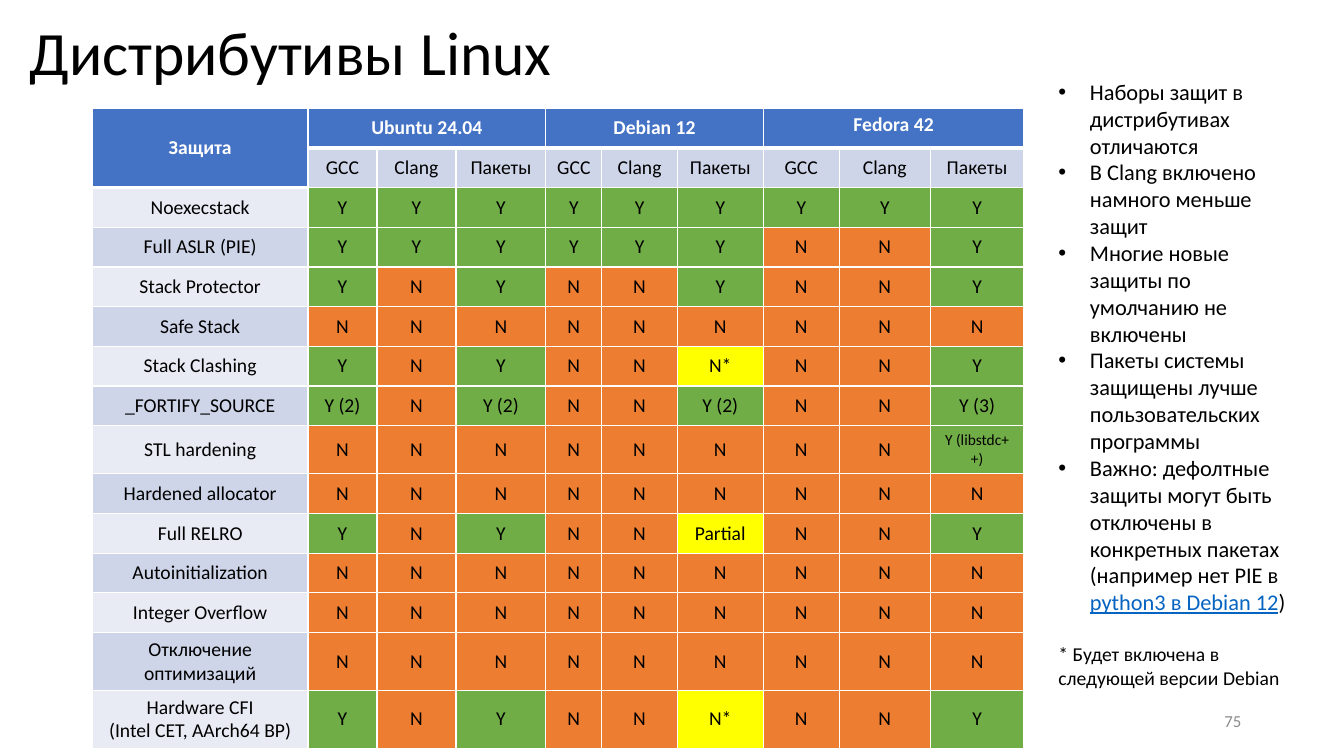
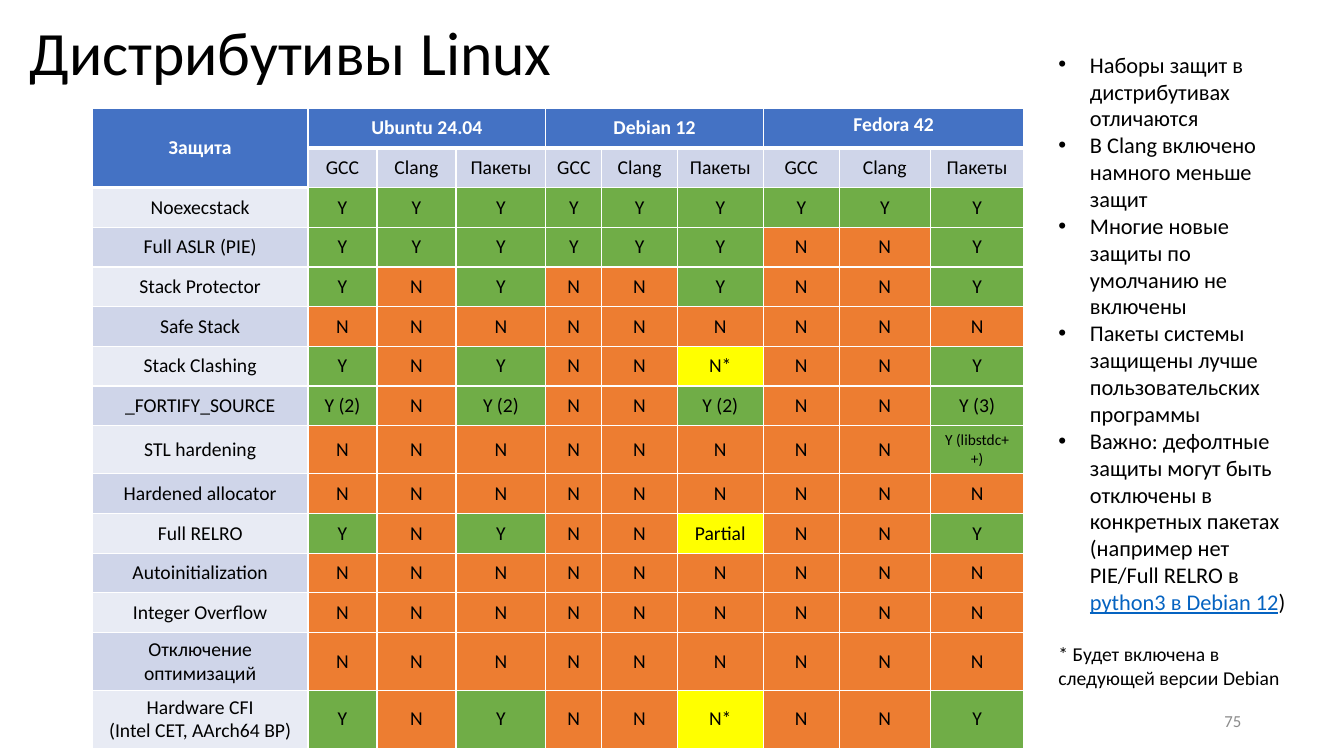
Before and after one commit to yugr/slides, a slide deck: slide 75 of CppZeroCost/2025/RU.pptx. Drawn at 1344x756 pixels with LibreOffice and Linux fonts; fonts in the diff are those of the drawing. Boxes give left, top, right and bottom in pixels: in the first picture for what was removed or moved away, otherwise in the second. Text is boxed around its words. In the diff, an @@ line names an element or a change of style, - is before the commit and + after.

Commit message:
Mention that Python3 on Debian does not have Full RELRO either.

```diff
--- a/CppZeroCost/2025/RU.pptx
+++ b/CppZeroCost/2025/RU.pptx
@@ text "Наборы защит в дистрибутивах отличаются": place and size @@
-text "Наборы защит в дистрибутивах отличаются" at [1058,84,1286,689]
+text "Наборы защит в дистрибутивах отличаются" at [1058,57,1286,689]
@@ text at [1090,434,1286,614]: text changed @@
-• Важно: дефолтные защиты могут быть отключены в конкретных пакетах (например нет PIE в python3 в Debian 12)
+• Важно: дефолтные защиты могут быть отключены в конкретных пакетах (например нет PIE/Full RELRO в python3 в Debian 12)
```
Also in this commit, not shown: 1 other file.
